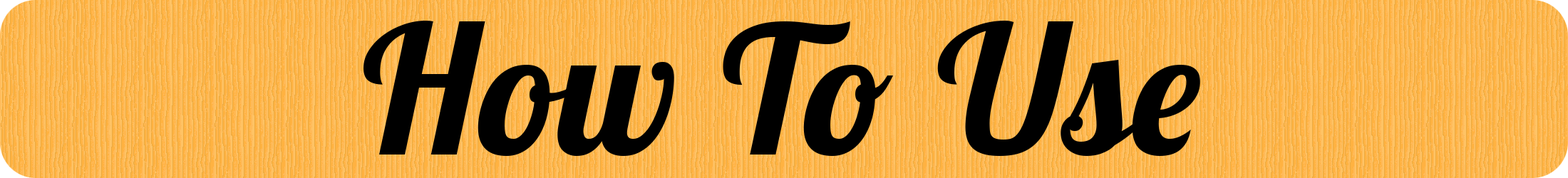
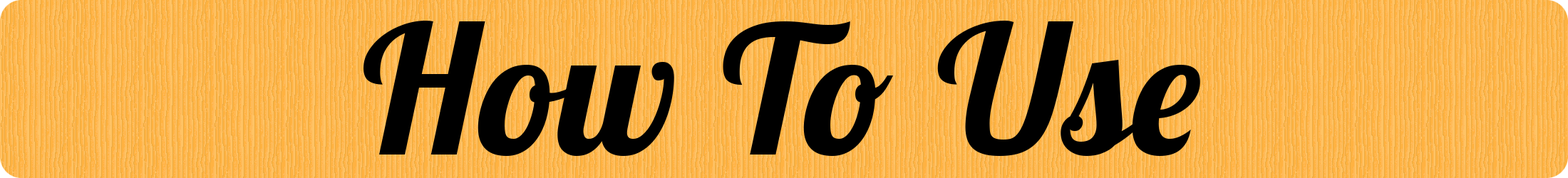
The second 1568 x 178 image is a revision of the first. Changes to its layers:
painted on "Background" over [0, 0, 1568, 178]
